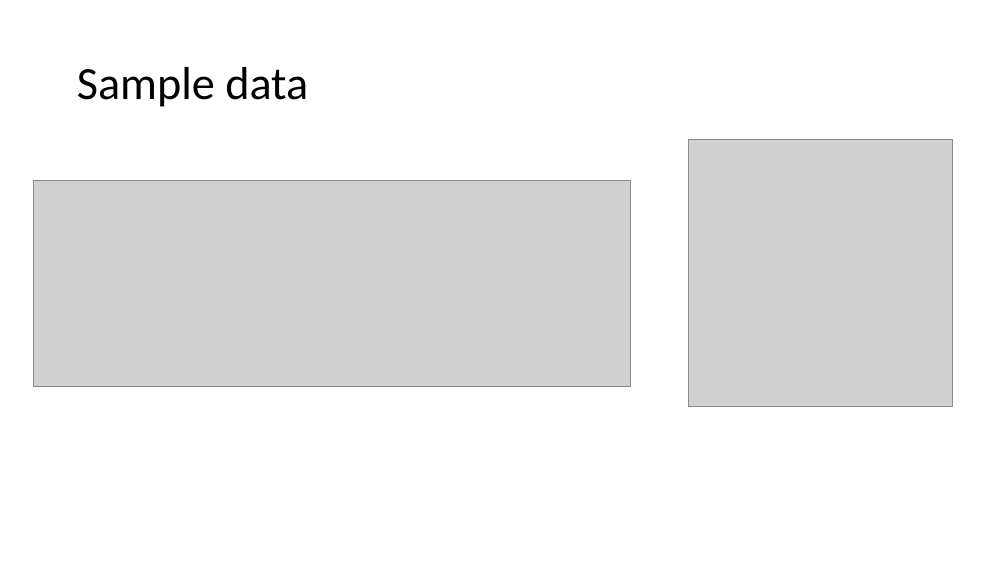
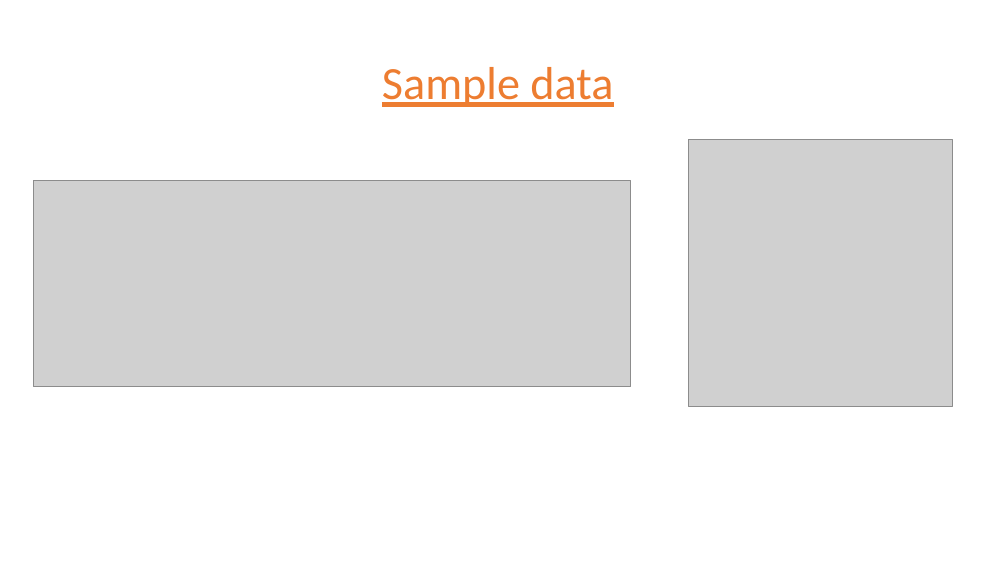
Before and after one commit to nithiyasuresh/Project-1-Covid-PolicyChangesAnalysis, a slide deck: slide 5 of Output/Policy_Changes.pptx. Drawn at 1008x567 pixels with LibreOffice and Linux fonts; fonts in the diff are those of the drawing; grey boxes stand for pictures. Boxes give left, top, right and bottom in pixels: in the first picture for what was removed or moved away, otherwise in the second. Text is boxed around its words. In the diff, an @@ line names an element or a change of style, - is before the commit and + after.

```diff
--- a/Output/Policy_Changes.pptx
+++ b/Output/Policy_Changes.pptx
@@ title "Sample data": place and size @@
-title "Sample data" at [77,67,308,107]
+title "Sample data" at [382,67,613,107]
@@ title "Sample data" at [382,67,613,107]: text colour #000000 to #ED7D31, underline on; alignment left to centre @@
```
Also in this commit, not shown: 9 other slides changed, 2 other files.
